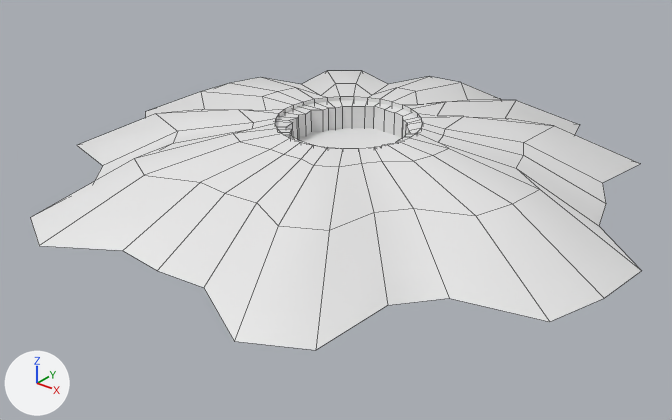
The FBX model models/randommodels/icehole_low.fbx: old version first, new version second.
One viewpoint serves both versions: a camera (50 mm lens) standing at (6.82, -8.79, 4.61) and looking at (-0.03, -0.22, -0.7). Every picture has the same lights, and +X, +Y and +Z are marked at lower left. Mesh edges are drawn as thin lines.

The older version as bpy lines, for what is in view:
```python
me_circle_006 = bpy.data.meshes.new('Circle.006')
me_circle_006.from_pydata(...)  # 129 vertices, 86 faces; spans x -1.0..1.0, y -1.0..1.0, z -0.78..0.44
me_circle_006.materials.append(mat_hole)  # white #e7e7e7
me_circle_007 = bpy.data.meshes.new('Circle.007')
me_circle_007.from_pydata(...)  # 160 vertices, 128 faces; spans x -3.96..3.96, y -3.67..3.95, z -0.29..0.48
me_circle_007.materials.append(mat_hole)  # white #e7e7e7
me_plane = bpy.data.meshes.new('Plane')
me_plane.from_pydata([(-1.2, -1.2, 0.1), (1.2, -1.2, 0.1), (-1.2, 1.2, 0.1), (1.2, 1.2, 0.1)], [], [(0, 1, 3, 2)])
me_plane.materials.append(mat_water)  # white #e7e7e7
ob_hole_low = bpy.data.objects.new('hole_low', me_circle_006)
ob_hole_low.location = (0.0, 0.0, 0.0)
ob_snow_low = bpy.data.objects.new('snow_low', me_circle_007)
ob_snow_low.location = (0.0, 0.0, 0.0)
ob_water = bpy.data.objects.new('water', me_plane)
ob_water.location = (0.0, 0.0, 0.0)
```
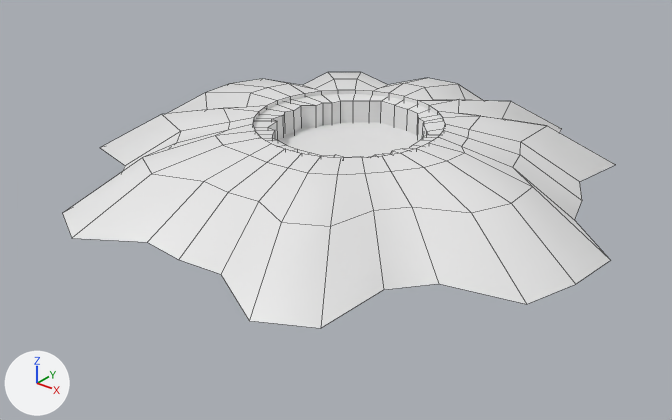
Commit message: icehole change

Patch to the scene script:
```diff
--- a/models/randommodels/icehole_low.fbx.py
+++ b/models/randommodels/icehole_low.fbx.py
@@ me_circle_007 @@
 # used by ob_snow_low; location = (0.0, 0.0, 0.0)
-me_circle_007.from_pydata(...)  # 160 vertices, 128 faces; spans x -3.96..3.96, y -3.67..3.95, z -0.29..0.48
+me_circle_007.from_pydata(...)  # 160 vertices, 128 faces; spans x -3.61..3.61, y -3.33..3.61, z -0.29..0.48
+# me_circle_007 part 2: 160 of 160 vertices moved; they spanned x -3.96..3.96, y -3.67..3.95, z -0.29..0.48 and now span x -3.61..3.61, y -3.33..3.61, z -0.29..0.48; mean shift (0.0, 0.0, 0.0); largest move (-1.52, -3.67, -0.29) -> (-1.38, -3.33, -0.29)
 me_circle_007.materials.append(mat_hole)
@@ me_circle_006 @@
 me_circle_006.from_pydata(...)  # 129 vertices, 86 faces; spans x -1.0..1.0, y -1.0..1.0, z -0.78..0.44
 # used by ob_hole_low; location = (0.0, 0.0, 0.0)
+# me_circle_006 part 1: the whole mesh is scaled about its middle by (1.29, 1.29, 1)
 me_circle_006.materials.append(mat_hole)
```

Pixel boxes [x1, y1, x2, y2] of what changed, in the pictures (672 x 420 px):
'snow_low', reshaped (9% narrower, 8% shorter)
    before: [31, 71, 641, 350]
    after: [62, 72, 615, 328]
'hole_low', mesh rescaled
    before: [275, 101, 422, 146]
    after: [253, 94, 444, 158]
